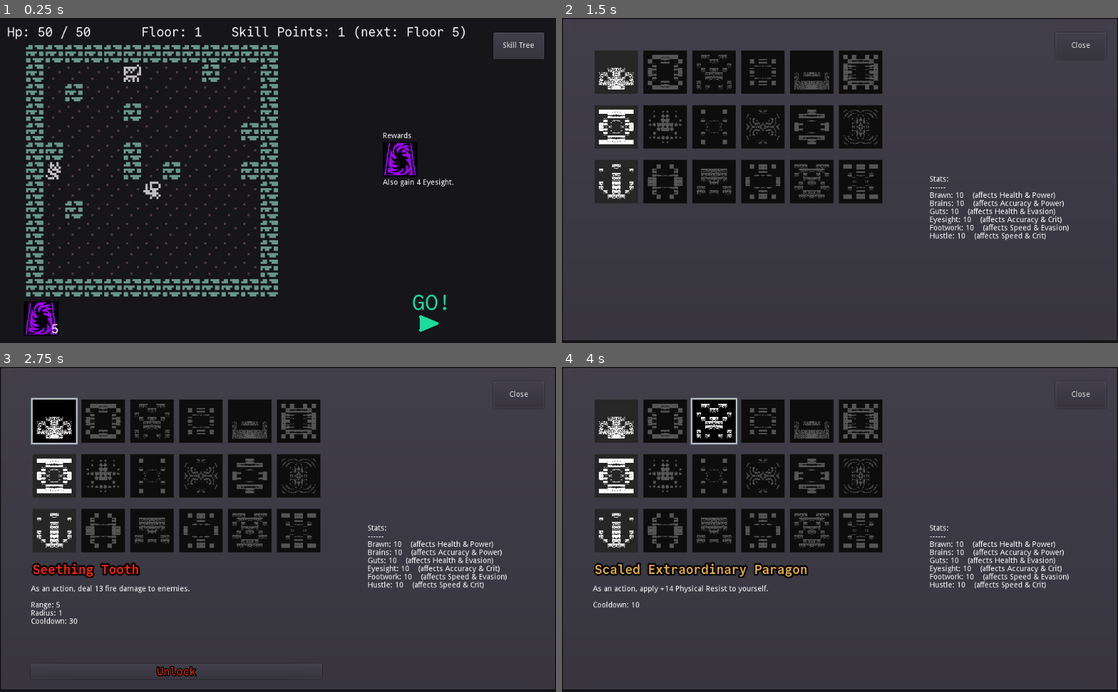
Above: before the commit, frames 1-4 (two rows, left to right).
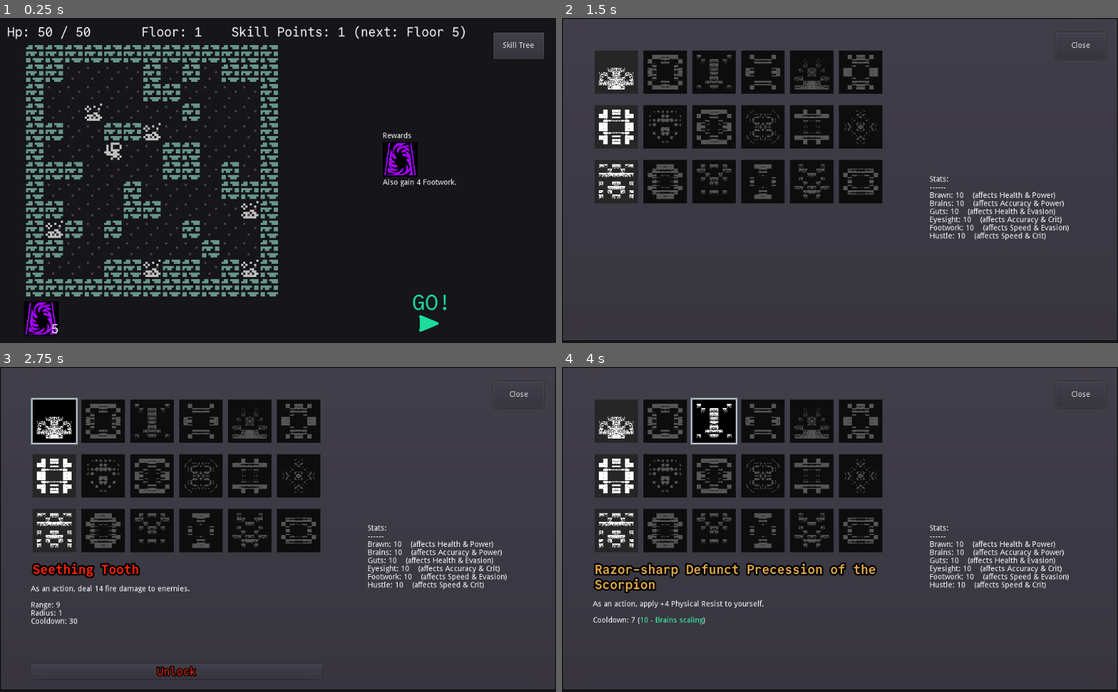
Above: after the commit, the same moments.

Repository: redxaxder/7DRL2024
Game: Godot game, scene res://main.tscn
The game is run twice, just before and just after one commit, with the same random seed, the same clock (stepped at 60 frames per second) and the same inputs.
Inputs (mouse positions are in pixels of both pictures, inside the frame that each line leads up to):
- Up to frame 1 (0.25 s): no input
- Up to frame 2 (1.5 s): click "Skill Tree" at 0.5 s; click (990, 317) at 1.25 s
- Up to frame 3 (2.75 s): click (55, 422) at 2.02 s
- Up to frame 4 (4 s): click (667, 422) at 2.77 s; click (712, 422) at 3.52 s

The runs differ from the first frame. In frame 1, 5.3% of the frame differs, in the area x 8-83%, y 14-80%; in frame 2, 3.8%; in frame 3, 3.8%; in frame 4, 6.0%, in the area x 5-57%, y 11-80%.

Commit message:
adjustments

Diff:
--- a/data/actor_types.gd
+++ b/data/actor_types.gd
@@ -82,6 +82,7 @@
 		},
 	Type.Crab: {
 		"base": [12, 2, 15, 5, 15, 1],
+		"attack": Elements.Kind.Ice,
 		Stat.Kind.PhysicalResist: 150,
 		Stat.Kind.Speed: -10,
 		},
@@ -95,6 +96,7 @@
 	},
 	Type.Goblin: {
 		"base": [3,3,3,3,3,3],
+		"attack": Elements.Kind.Fire,
 		Stat.Kind.Evasion: 50,
 	},
 	Type.Dragon: {
--- a/data/skills/Skill.gd
+++ b/data/skills/Skill.gd
@@ -139,11 +139,11 @@
 			mod_table.append(Ability.ModParam.Radius)
 		var n = mod_table.size()
 
-		var num_rolls = 6
+		var num_rolls = 8
 		var num_mods = 0
 
-		if rng.randf() < 0.3:
-			num_rolls += 5
+		if rng.randf() < 0.2:
+			num_rolls *= 2
 			power *= 2.5
 		elif rng.randf() < 0.3:
 			num_rolls += 1
@@ -199,7 +199,7 @@
 			act.trigger_aim = SkillsCore.TriggerAim.Self
 		match act.filter:
 			Activation.Filter.Death:
-				act.filter_actor = SkillsCore.Target.Enemy
+				act.filter_actor = SkillsCore.Target.Enemies
 			Activation.Filter.Start:
 				act.filter_actor = SkillsCore.Target.Self
 			Activation.Filter.Bloodied:
Binary file added: graphics/hermit.png
